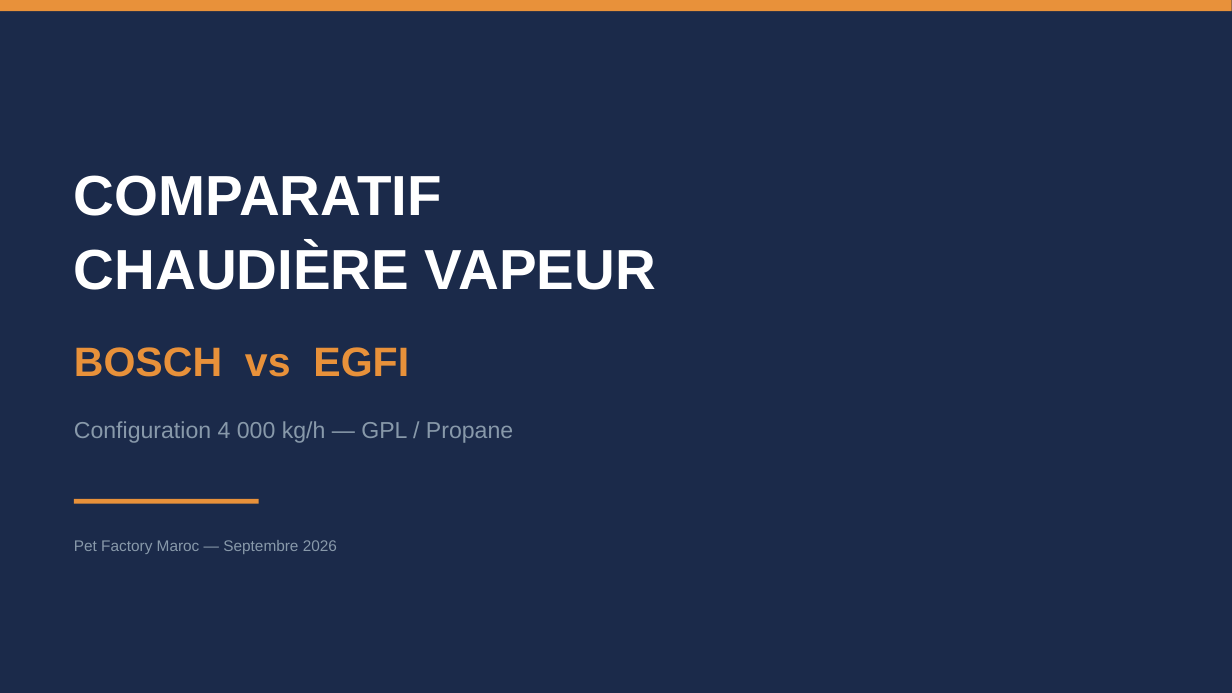
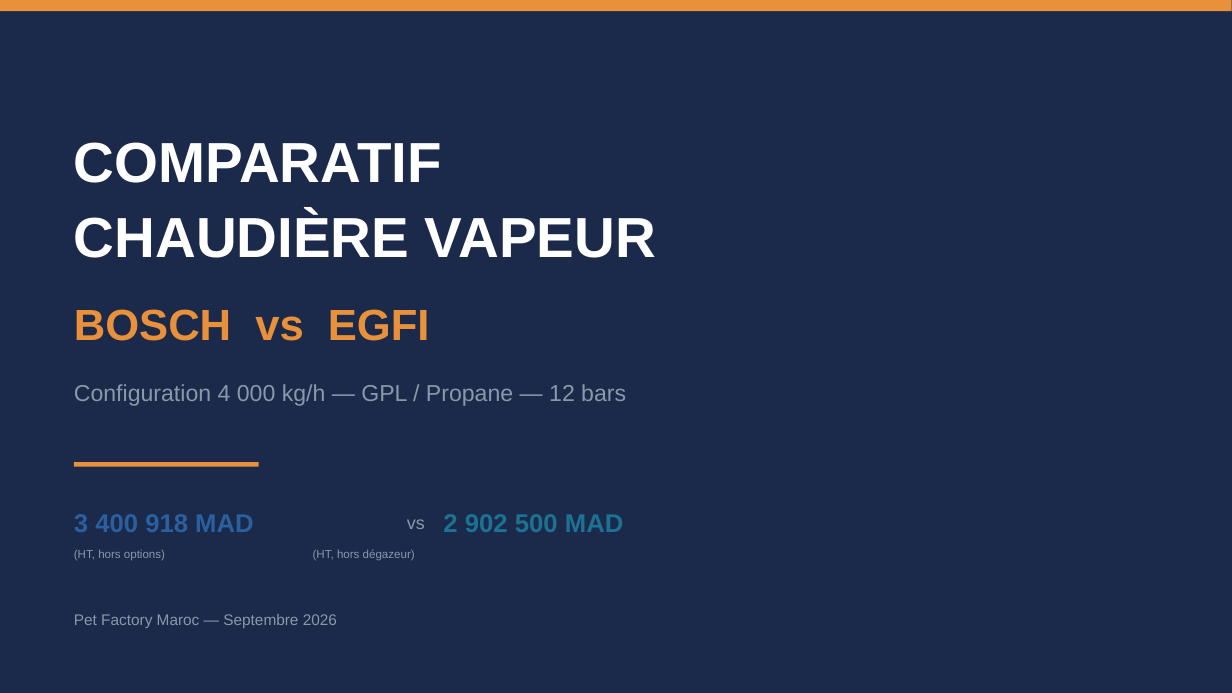
Before and after one commit to Elmouage17/petfactory-morocco, a slide deck: slide 1 of Boiler/Comparatif_Bosch_vs_EGFI.pptx. Drawn at 1232x693 pixels with LibreOffice and Linux fonts; fonts in the diff are those of the drawing. Boxes give left, top, right and bottom in pixels: in the first picture for what was removed or moved away, otherwise in the second. Text is boxed around its words. In the diff, an @@ line names an element or a change of style, - is before the commit and + after.

```diff
--- a/Boiler/Comparatif_Bosch_vs_EGFI.pptx
+++ b/Boiler/Comparatif_Bosch_vs_EGFI.pptx
@@ text "COMPARATIF": place and size @@
-text "COMPARATIF" at bbox=[74, 175, 656, 290]
+text "COMPARATIF" at bbox=[74, 142, 656, 258]
@@ text "BOSCH vs EGFI": place and size @@
-text "BOSCH vs EGFI" at bbox=[74, 347, 409, 377]
+text "BOSCH vs EGFI" at bbox=[74, 309, 430, 341]
@@ text "BOSCH vs EGFI" at bbox=[74, 309, 430, 341]: size 32 to 34 pt @@
@@ text at bbox=[74, 384, 626, 406]: text changed @@
-Configuration 4 000 kg/h — GPL / Propane
+Configuration 4 000 kg/h — GPL / Propane — 12 bars
@@ rectangle: place and size @@
-rectangle at bbox=[74, 499, 259, 504]
+rectangle at bbox=[74, 462, 259, 467]
@@ text added at bbox=[74, 514, 254, 532], 20 pt, text #2B5F9E, bold @@
+3 400 918 MAD
@@ text added at bbox=[407, 519, 425, 529], 14 pt, text #8899AA @@
+vs
@@ text added at bbox=[443, 514, 624, 532], 20 pt, text #1C7293, bold @@
+2 902 500 MAD
@@ text added at bbox=[74, 550, 415, 561], 9 pt, text #8899AA @@
+(HT, hors options) (HT, hors dégazeur)
@@ text "Pet Factory Maroc — Septembre ...": place and size @@
-text "Pet Factory Maroc — Septembre ..." at bbox=[74, 540, 337, 554]
+text "Pet Factory Maroc — Septembre ..." at bbox=[74, 614, 337, 628]
```
Also in this commit, not shown: 1 other slide changed, 9 slides added, 8 slides removed.
